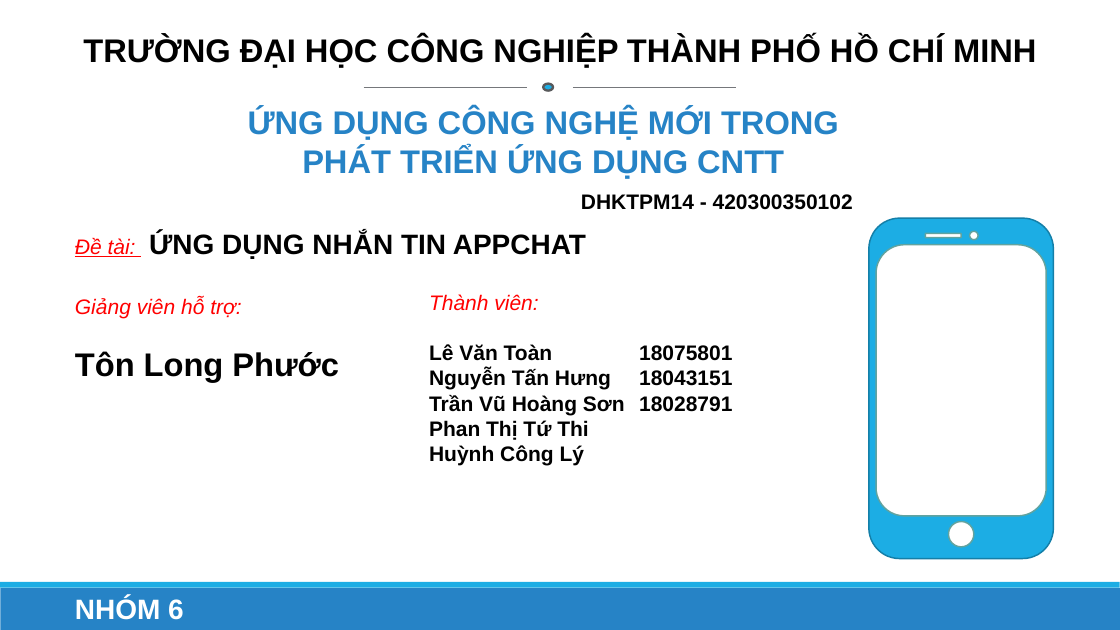
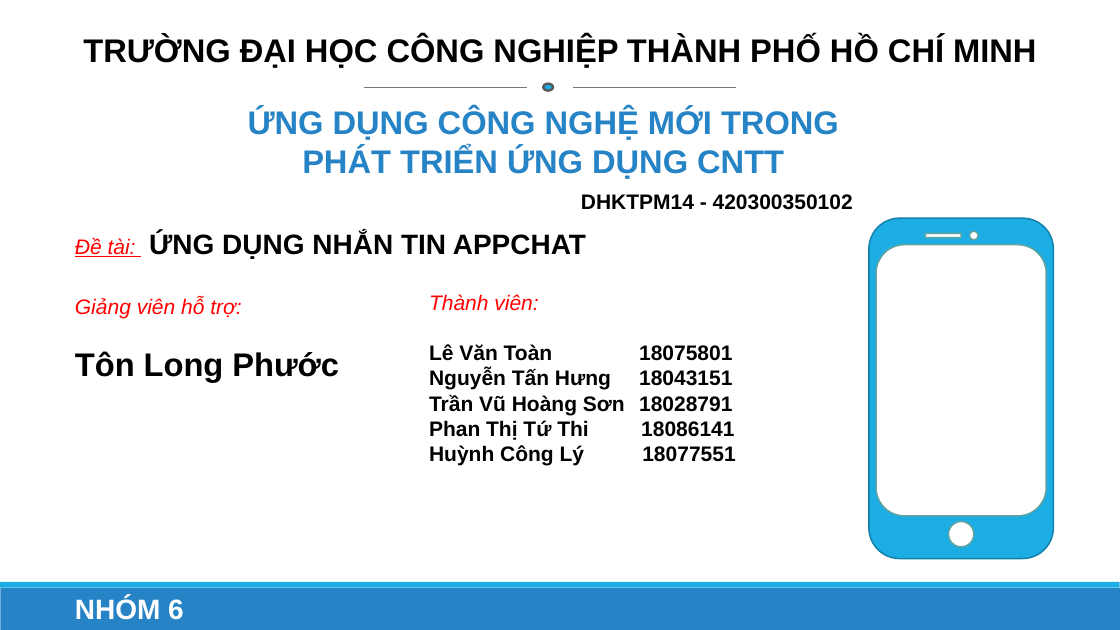
Before and after one commit to onebabyq/ung-dung-quan-li-tin-nhan-congnghemoi, a slide deck: slide 1 of Slide_BaoCao/AppChat_Nhom6.pptx. Drawn at 1120x630 pixels with LibreOffice and Linux fonts; fonts in the diff are those of the drawing. Boxes give left, top, right and bottom in pixels: in the first picture for what was removed or moved away, otherwise in the second. Text is boxed around its words. In the diff, an @@ line names an element or a change of style, - is before the commit and + after.

Commit message:
Update AppChat_Nhom6.pptx
c

```diff
--- a/Slide_BaoCao/AppChat_Nhom6.pptx
+++ b/Slide_BaoCao/AppChat_Nhom6.pptx
@@ text at (x1=429, y1=420, x2=735, y2=465): text changed @@
-Phan Thị Tứ Thi
-Huỳnh Công Lý
+Phan Thị Tứ Thi 18086141
+Huỳnh Công Lý 18077551
```
